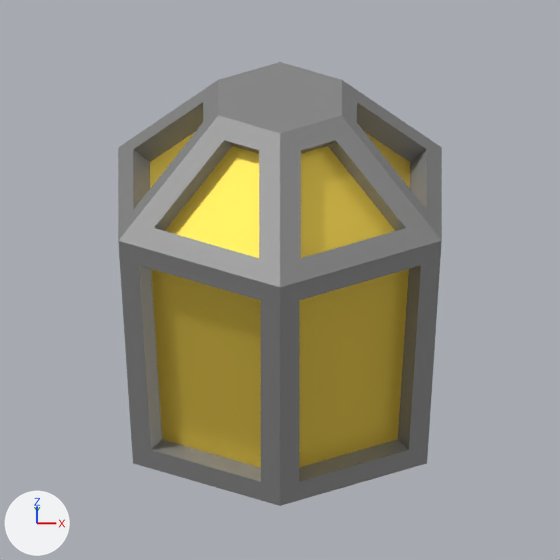
The Blender file models/collector.blend: old version first, new version second.
Camera for both pictures: the file's camera 'Camera'. Lighting does not change. The marker at lower left points along +X, +Y and +Z. The first picture is the older version.

Script lines for the objects in view, before the commit:
```python
mat_material_001 = principled_material('Material.001')
mat_material_001.base_color = (1.0, 0.731, 0.0902)  # yellow #ffde55
mat_material_001.metallic = 0.565
mat_material_001.roughness = 0.297
mat_material_002 = principled_material('Material.002')
mat_material_002.base_color = (0.294, 0.294, 0.294)  # grey #949494
mat_material_002.metallic = 0.3
me_cylinder_002 = bpy.data.meshes.new('Cylinder.002')
me_cylinder_002.from_pydata(...)  # 120 vertices, 116 faces; spans x -0.87..0.87, y -1.0..1.0, z -1.0..1.0
# faces by material slot: [12, 104]
me_cylinder_002.materials.append(mat_material_001)  # yellow #ffde55
me_cylinder_002.materials.append(mat_material_002)  # grey #949494
ob_dome = bpy.data.objects.new('Dome', me_cylinder_002)
ob_dome.location = (0.0, 0.0, 1.0)
```
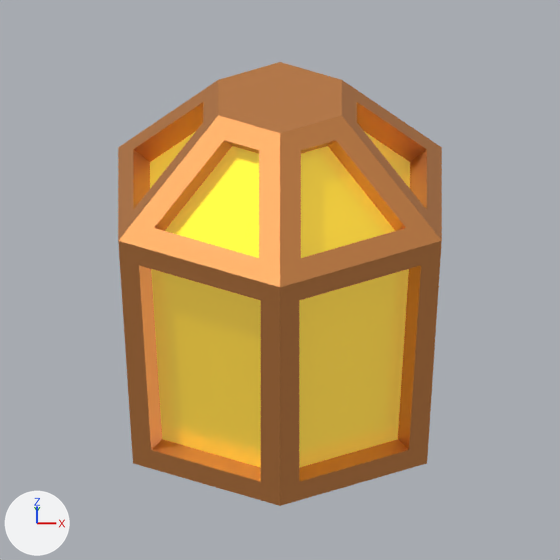
Boxes [x1, y1, x2, y2] around the edits, measured in the pictures (560 x 560 px):
'Dome', recoloured, surface changed
    both: [118, 62, 442, 506]

The edits, one by one:
Material 'Material.001' (mat_material_001) changes colour from yellow #ffde55 to yellow #ffda00; in linear values from (1.0, 0.731, 0.0902) to (1.0, 0.704, 0.0).
In material 'Material.001' (mat_material_001), emission_color is now set to (1.0, 0.678, 0.137), yellow #ffd767.
In material 'Material.001' (mat_material_001), emission_strength is now set to 0.3.
Material 'Material.002' (mat_material_002) changes colour from grey #949494 to orange #e39656; in linear values from (0.294, 0.294, 0.294) to (0.769, 0.306, 0.0934).
In material 'Material.002' (mat_material_002), metallic goes from 0.3 to 0.691.
